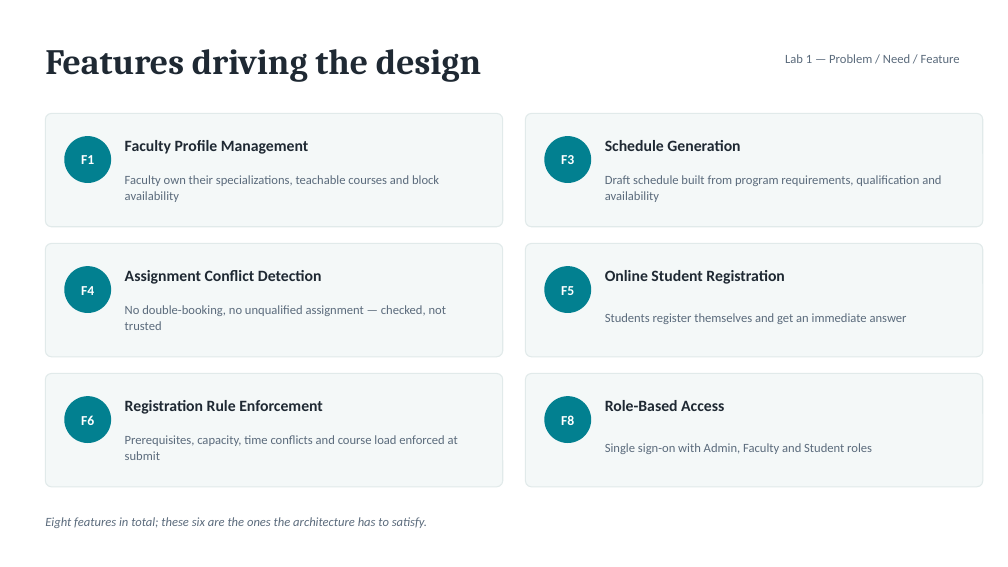
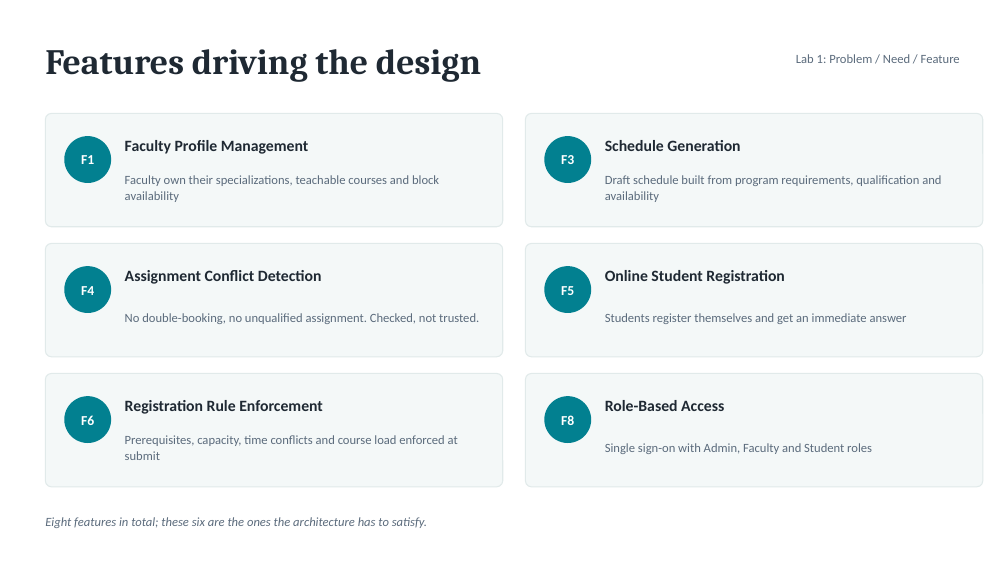
Before and after one commit to ElfatihZiad/eregistrar, a slide deck: slide 3 of presentation/eRegistrar_Requirements_Design.pptx. Drawn at 1008x567 pixels with LibreOffice and Linux fonts; fonts in the diff are those of the drawing. Boxes give left, top, right and bottom in pixels: in the first picture for what was removed or moved away, otherwise in the second. Text is boxed around its words. In the diff, an @@ line names an element or a change of style, - is before the commit and + after.

```diff
--- a/presentation/eRegistrar_Requirements_Design.pptx
+++ b/presentation/eRegistrar_Requirements_Design.pptx
@@ text at <box>796,54,960,63</box>: text changed @@
-Lab 1 — Problem / Need / Feature
+Lab 1: Problem / Need / Feature
@@ text at <box>125,313,479,324</box>: text changed @@
-No double-booking, no unqualified assignment — checked, not trusted
+No double-booking, no unqualified assignment. Checked, not trusted.
```
Also in this commit, not shown: 8 other slides changed, 47 other files.
